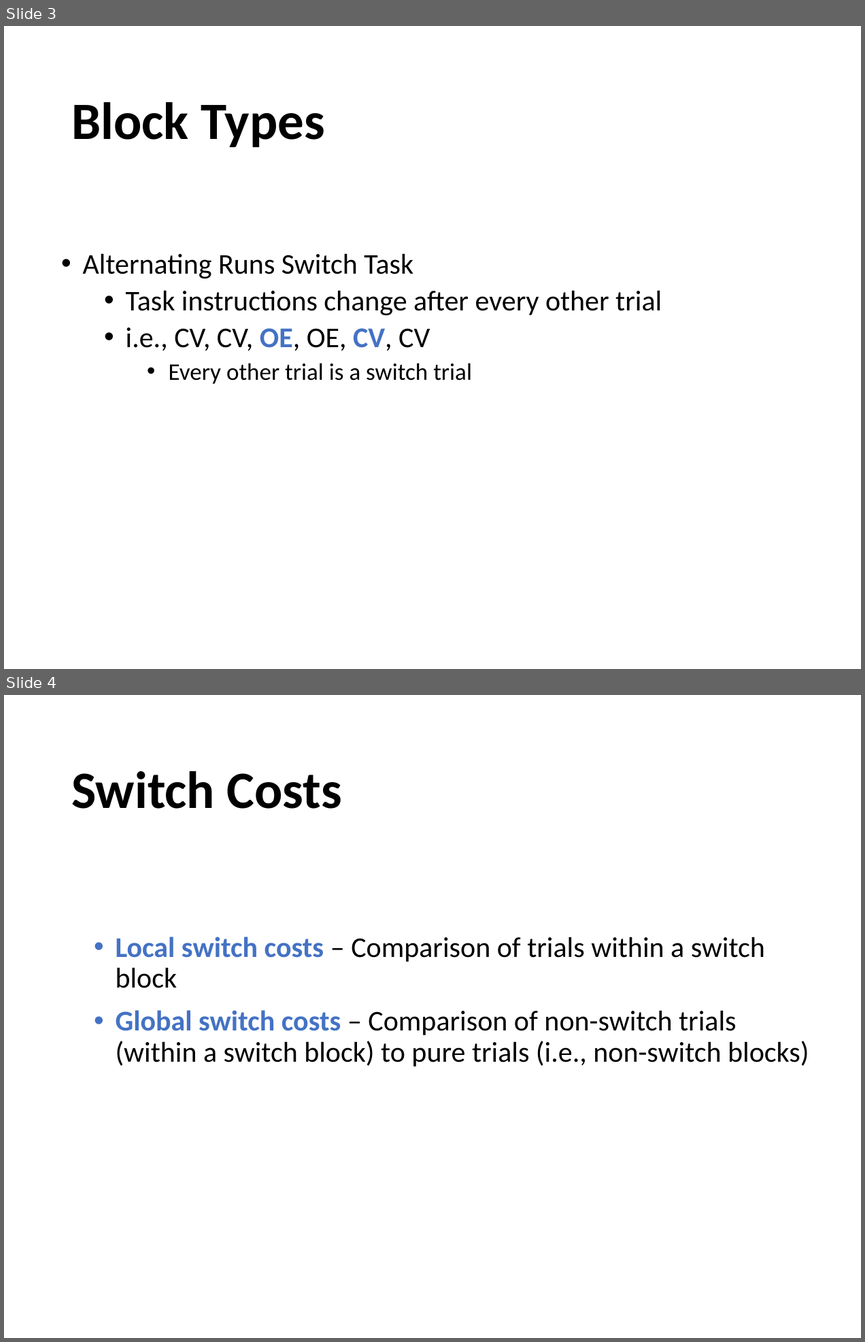
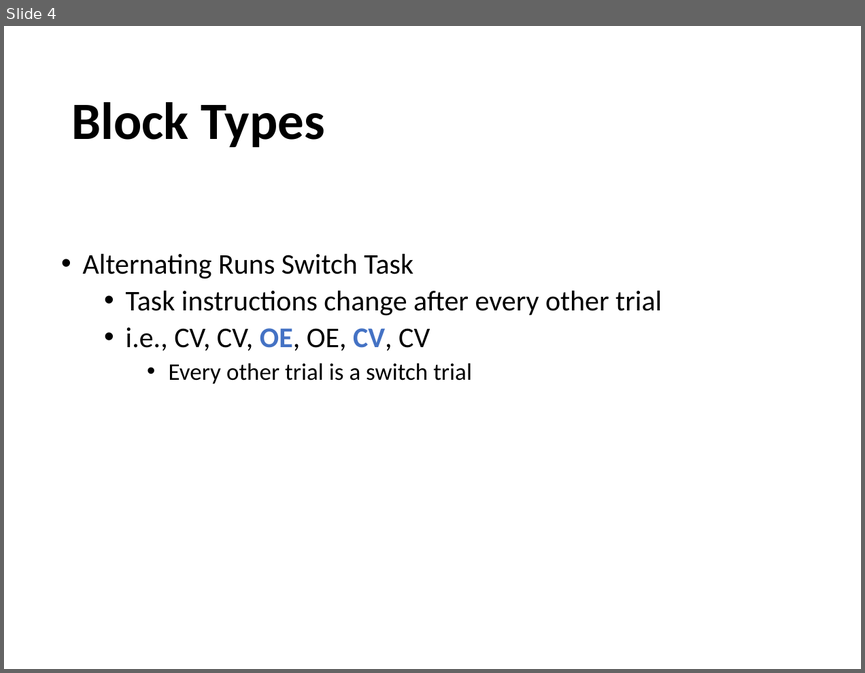
Before and after one commit to npm27/CVOE-2021, a slide deck: Lab Meeting 10_28_21.pptx. Shown one above the other, each under a label of ours: slides 3 and 4 before the commit, slide 4 after it. The pictures are 865x1342 and 865x673 pixels, drawn with LibreOffice and Linux fonts; fonts in the diff are those of the drawing. Boxes give left, top, right and bottom in pixels: in the first picture for what was removed or moved away, otherwise in the second. Text is boxed around its words. In the diff, an @@ line names an element or a change of style, - is before the commit and + after.

```diff
--- a/Lab Meeting 10_28_21.pptx
+++ b/Lab Meeting 10_28_21.pptx
@@ slide 4 removed at (4, 695, 861, 1338), background #FFFFFF @@
@@ title removed at (71, 771, 342, 809) @@
-Switch Costs
@@ text removed at (116, 936, 808, 1066) @@
-• Local switch costs – Comparison of trials within a switch block
-• Global switch costs – Comparison of non-switch trials (within a switch block) to pure trials (i.e., non-switch blocks)
@@ what was slide 3 is now slide 4 @@
```
Also in this commit, not shown: 4 slides added, 2 other slides removed, 4 other files.
